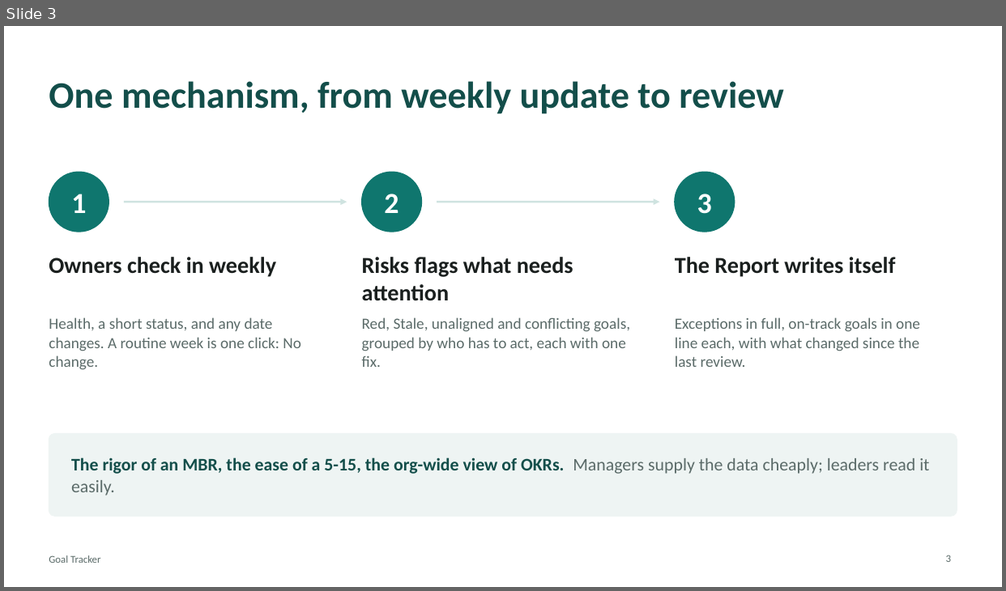
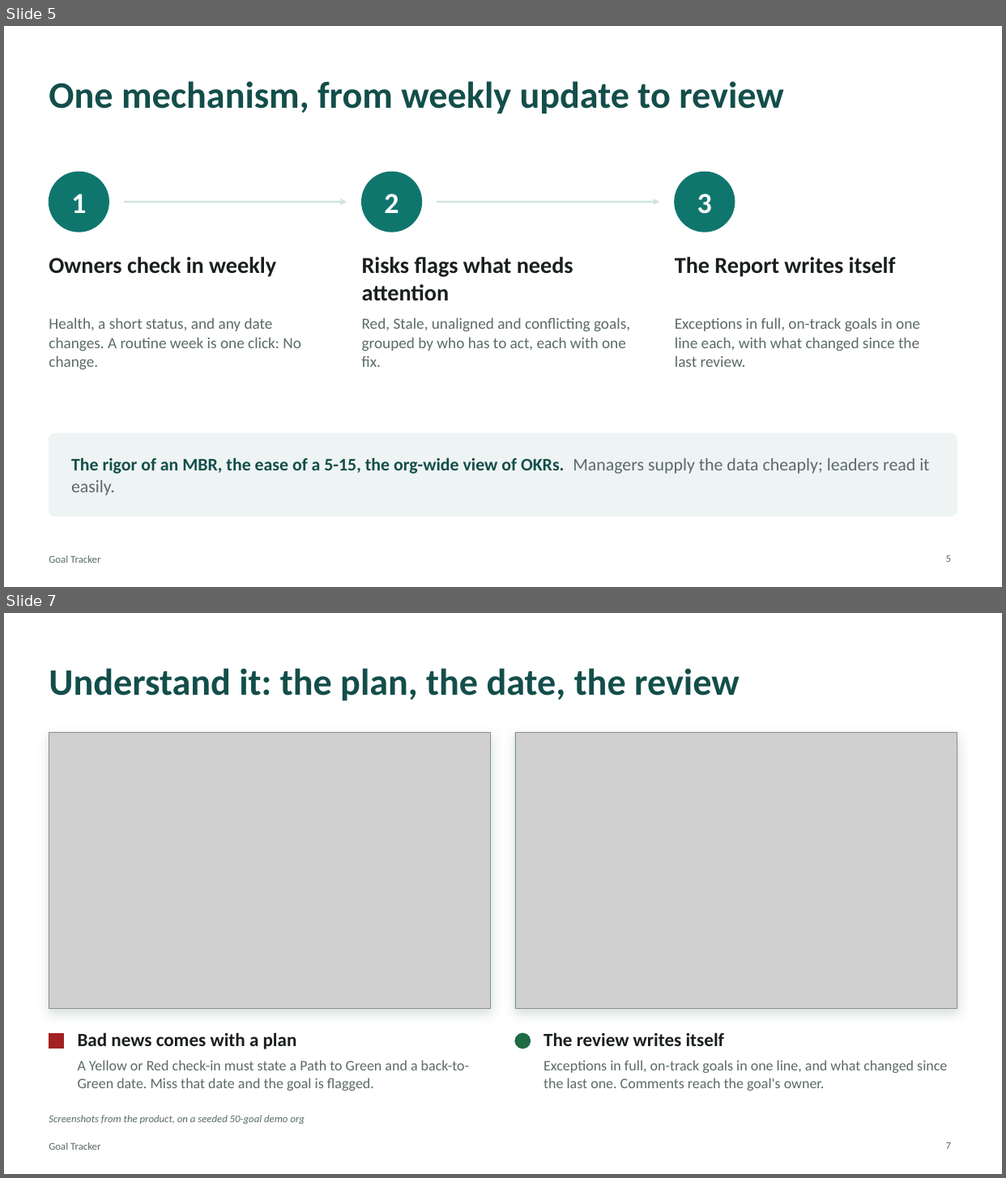
Before and after one commit to zachthieme/goal-tracker, a slide deck: docs/pitch/goal-tracker-pitch.pptx. Shown one above the other, each under a label of ours: slide 3 before the commit, slides 5 and 7 after it; the slides between them are not shown. The pictures are 1006x591 and 1006x1178 pixels, drawn with LibreOffice and Linux fonts; fonts in the diff are those of the drawing; grey boxes stand for pictures. Boxes give left, top, right and bottom in pixels: in the first picture for what was removed or moved away, otherwise in the second. Text is boxed around its words. In the diff, an @@ line names an element or a change of style, - is before the commit and + after.

```diff
--- a/docs/pitch/goal-tracker-pitch.pptx
+++ b/docs/pitch/goal-tracker-pitch.pptx
@@ slide 7 added at [4,613,1002,1174], background #FFFFFF; not listed: 1 template element that a slide beside it also shows @@
@@ title added at [49,668,739,701], 36 pt, text #134E4A, bold @@
+Understand it: the plan, the date, the review
@@ rectangle added at [49,733,491,1009], fill #FFFFFF, outline #CFE3E0 1 pt @@
@@ picture added at [49,733,491,1009] @@
@@ rectangle added at [515,733,957,1009], fill #FFFFFF, outline #CFE3E0 1 pt @@
@@ picture added at [515,733,957,1009] @@
@@ rectangle added at [49,1033,64,1049], fill #A32020, outline #A32020 1 pt @@
@@ text added at [78,1033,297,1050], 18 pt, text #1A1F1E, bold @@
+Bad news comes with a plan
@@ ellipse added at [515,1033,530,1049], fill #1F6B45, outline #1F6B45 1 pt @@
@@ text added at [543,1033,724,1046], 18 pt, text #1A1F1E, bold @@
+The review writes itself
@@ text added at [78,1060,469,1091], 14 pt, text #5B6B69 @@
+A Yellow or Red check-in must state a Path to Green and a back-to-Green date. Miss that date and the goal is flagged.
@@ text added at [543,1060,947,1091], 14 pt, text #5B6B69 @@
+Exceptions in full, on-track goals in one line, and what changed since the last one. Comments reach the goal's owner.
@@ text added at [49,1115,305,1124], 10 pt, text #5B6B69, italic @@
+Screenshots from the product, on a seeded 50-goal demo org
@@ page number added at [946,1143,951,1149], 10 pt, text #5B6B69 @@
+7
@@ what was slide 3 is now slide 5 @@
```
Also in this commit, not shown: 5 slides changed, 4 other slides added, 3 slides removed, 4 other files.
